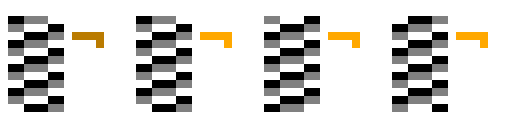
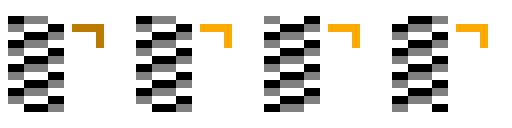
Layers edited between the first and the second (512, 128) image:
painted on "Layer" over 72, 24, 488, 40
